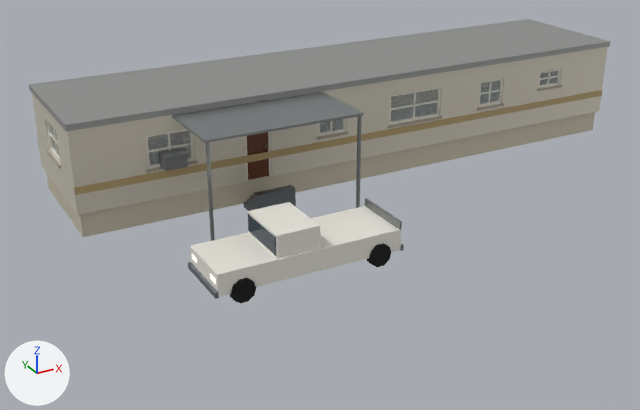
A saved change to the glTF model assets/models/small_buildings/trailer.glb.
Rendered twice from a 50 mm lens placed at (-14.7, -24.9, 10.8), pointed at (-2.9, -3.7, 0.2). The lights are fixed; the arrows at lower left show +X, +Y and +Z. The first picture is the older version. Objects named as collision shapes, trigger or cutter boxes, shadow casters or lower levels of detail are left out. Vertices at exactly the same position are counted once.

Names of what the first picture shows: 'FURN', 'LEAF0', 'LOD0'.
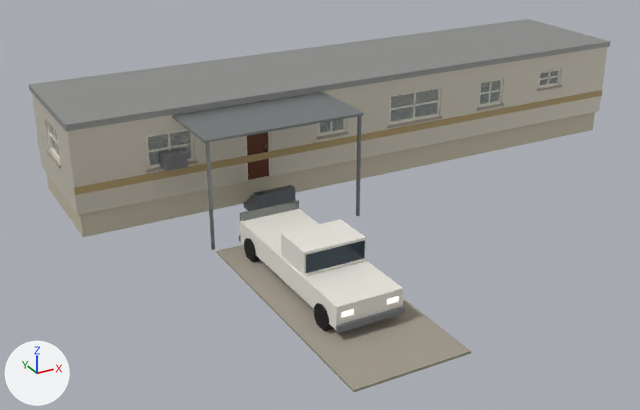
What the commit changed:
me_trailer_lod0 is used by ob_lod0; location (0.0, 0.0, 0.0).
me_trailer_lod0 had 1140 vertices, 2112 faces and spanned x -9.8..11.1, y -7.6..2.2, z 0.0..3.4.
me_trailer_lod0 now has 1148 vertices, 2124 faces and spans x -9.8..11.1, y -12.0..2.2, z 0.0..3.4.
me_trailer_lod0 part 1: a new loose piece, a box spanning x -6.75..-3.75, y -12.0..-4.75, z 0.0..0.06, in mat_concrete.
me_trailer_lod0 part 2: a new loose piece, a box spanning x -6.05..-4.45, y -8.62..-8.6, z 1.0..1.48, in mat_glassdark.
me_trailer_lod0 part 3: a new loose piece, a box spanning x -6.0..-5.7, y -10.21..-10.2, z 0.62..0.75, in mat_lamp.
me_trailer_lod0 part 4: a new loose piece, a box spanning x -4.8..-4.5, y -10.21..-10.2, z 0.62..0.75, in mat_lamp.
me_trailer_lod0 part 5: a new loose piece, a box spanning x -6.15..-4.35, y -10.28..-10.2, z 0.3..0.45, in mat_metal.
me_trailer_lod0 part 6: a new loose piece, a box spanning x -6.09..-4.41, y -8.6..-7.4, z 0.92..1.55, in mat_paint.
me_trailer_lod0 part 7: a new loose piece, a 10-sided cylinder along x spanning x -6.18..-5.96, y -9.86..-9.24, z 0.0..0.66, in mat_rubber.
me_trailer_lod0 part 8: a new loose piece, a 10-sided cylinder along x spanning x -6.18..-5.96, y -5.96..-5.34, z 0.0..0.66, in mat_rubber.
me_trailer_lod0 part 9: a new loose piece of 14 vertices spanning x -6.1..-4.4, y -10.2..-5.0, z 0.3..1.1.
me_trailer_lod0 part 10: 11 loose pieces with 142 vertices, spanning x -7.9..-2.6, y -7.6..-5.7, z 0.0..1.5, are deleted.
Other edits to the shape of me_trailer_lod0 do not show in these pictures.

Pixel boxes [x1, y1, x2, y2] of what changed, in the pictures (640 x 410 px):
'LOD0', reshaped (31% taller)
    before: [29, 19, 610, 303]
    after: [29, 19, 610, 392]
part 1 of me_trailer_lod0, added
    after: [216, 245, 471, 392]
part 2 of me_trailer_lod0, added
    after: [306, 240, 365, 273]
part 3 of me_trailer_lod0, added
    after: [342, 309, 354, 317]
part 4 of me_trailer_lod0, added
    after: [387, 296, 399, 305]
part 5 of me_trailer_lod0, added
    after: [336, 306, 405, 333]
part 6 of me_trailer_lod0, added
    after: [281, 219, 366, 276]
part 7 of me_trailer_lod0, added
    after: [314, 303, 333, 332]
part 8 of me_trailer_lod0, added
    after: [244, 238, 261, 262]
part 9 of me_trailer_lod0, added
    after: [240, 200, 403, 330]
part 10 of me_trailer_lod0, deleted
    before: [188, 198, 404, 303]
